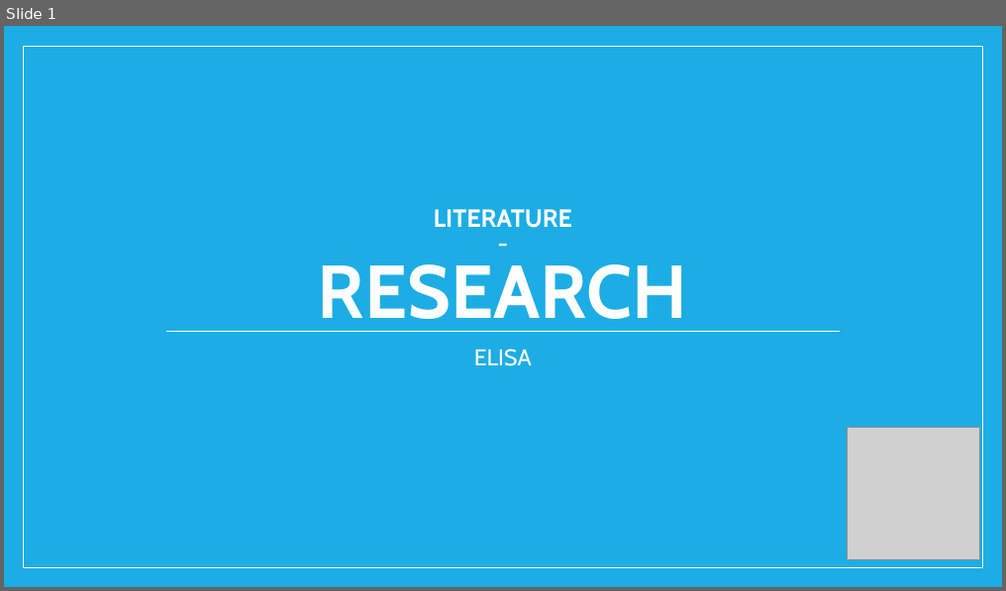
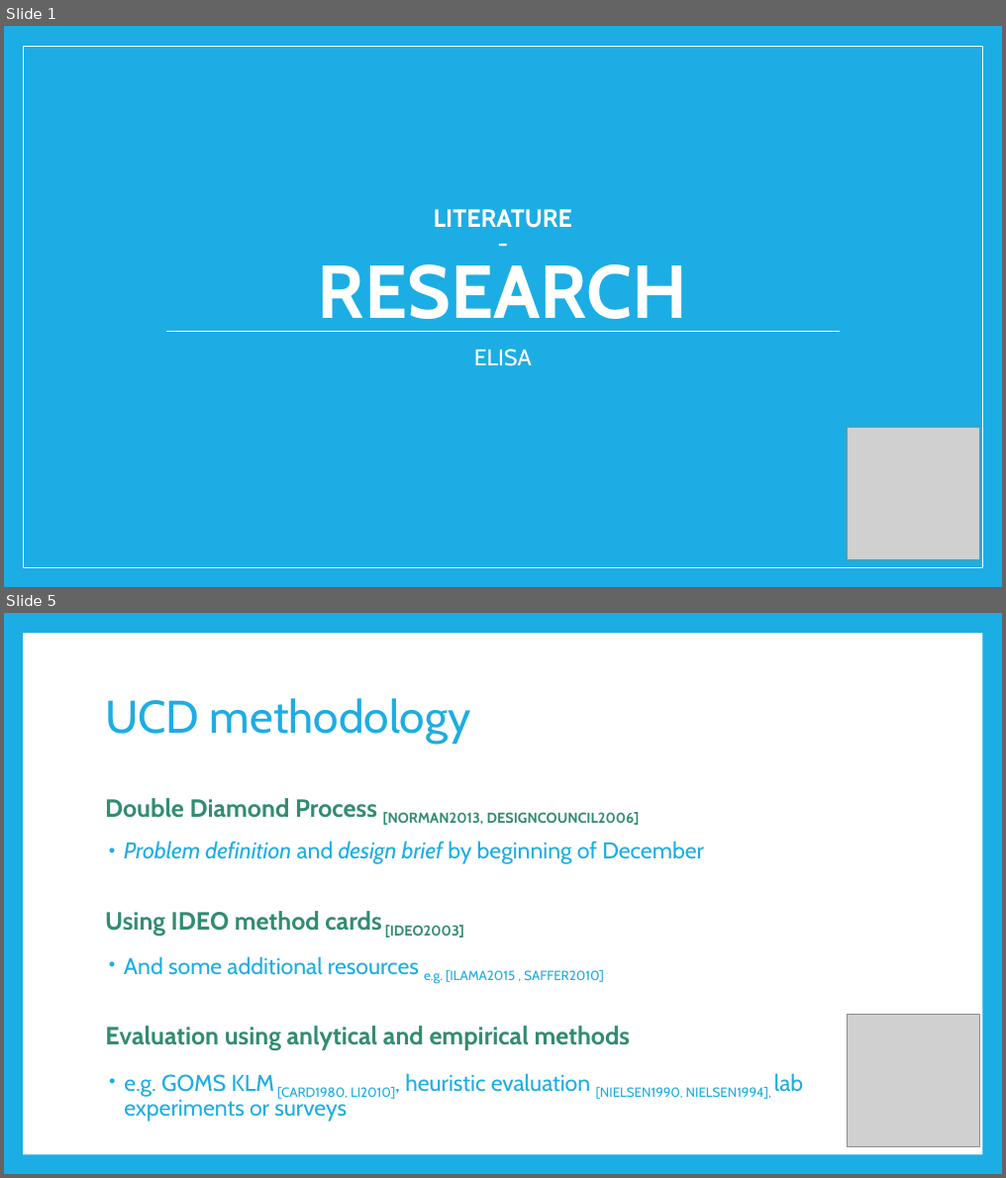
Before and after one commit to riedmaph/einkaufsliste, a slide deck: usabilityEngineering/A1/TW_literatureResearch.pptx. Shown one above the other, each under a label of ours: slide 1 before the commit, slides 1 and 5 after it; the slides between them are not shown. The pictures are 1006x591 and 1006x1178 pixels, drawn with LibreOffice and Linux fonts; fonts in the diff are those of the drawing; grey boxes stand for pictures. Boxes give left, top, right and bottom in pixels: in the first picture for what was removed or moved away, otherwise in the second. Text is boxed around its words. In the diff, an @@ line names an element or a change of style, - is before the commit and + after.

Commit message:
Add literature research for interaction and UCD process

```diff
--- a/usabilityEngineering/A1/TW_literatureResearch.pptx
+++ b/usabilityEngineering/A1/TW_literatureResearch.pptx
@@ slide 5 added at [4,613,1002,1174], background #1CADE4 @@
@@ rectangle added at [23,633,982,1155], fill #FFFFFF @@
@@ title added at [105,698,471,744], 44 pt, text #1CADE4 @@
+UCD methodology
@@ text added at [105,798,640,825], 24 pt, text #328B71, bold @@
+Double Diamond Process [NORMAN2013, DESIGNCOUNCIL2006]
@@ text added at [124,841,704,864], 22 pt, text #1CADE4, italic @@
+• Problem definition and design brief by beginning of December
@@ text added at [105,911,464,938], 24 pt, text #328B71, bold @@
+Using IDEO method cards [IDEO2003]
@@ text added at [124,957,604,983], 22 pt, text #1CADE4 @@
+• And some additional resources e.g. [ILAMA2015 , SAFFER2010]
@@ text added at [105,1026,631,1051], 24 pt, text #328B71, bold @@
+Evaluation using anlytical and empirical methods
@@ picture added at [846,1014,979,1147] @@
@@ text added at [124,1073,803,1122], 22 pt, text #1CADE4 @@
+• e.g. GOMS KLM [CARD1980, LI2010], heuristic evaluation [NIELSEN1990, NIELSEN1994], lab experiments or surveys
```
Also in this commit, not shown: 4 other slides added, 2 slides removed.
